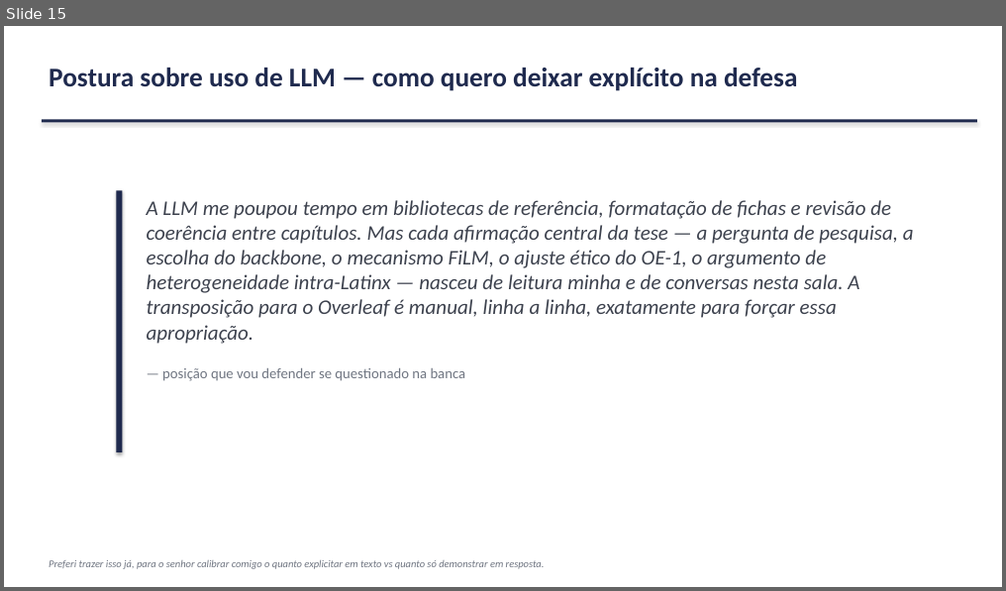
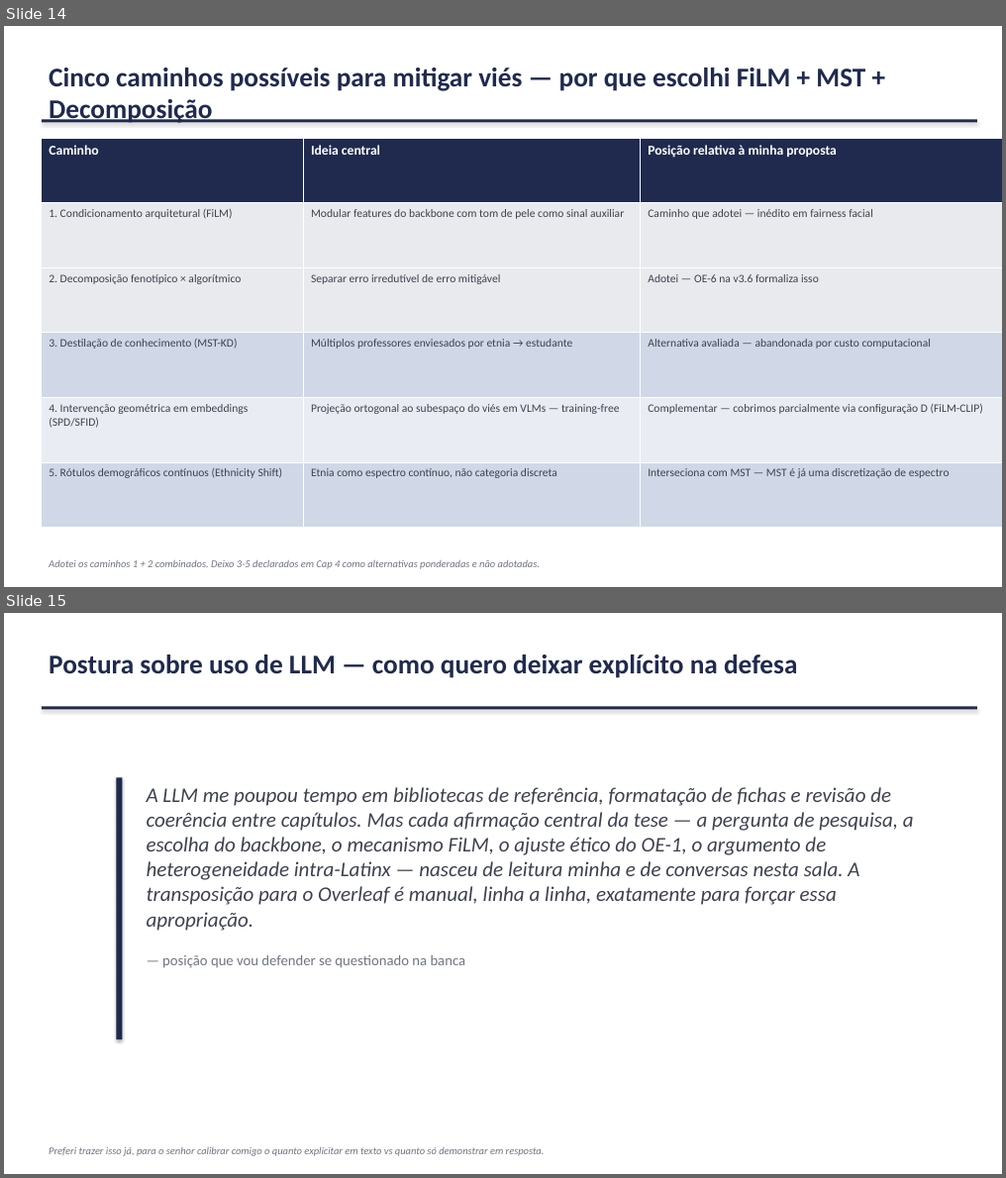
Before and after one commit to marcellozzetti/Facial-Recognition-Models-Mitigating-Bias, a slide deck: docs/ativo/material_reuniao_orientador_2026-07-08.pptx. Shown one above the other, each under a label of ours: slide 15 before the commit, slides 14 and 15 after it. The pictures are 1006x591 and 1006x1178 pixels, drawn with LibreOffice and Linux fonts; fonts in the diff are those of the drawing. Boxes give left, top, right and bottom in pixels: in the first picture for what was removed or moved away, otherwise in the second. Text is boxed around its words. In the diff, an @@ line names an element or a change of style, - is before the commit and + after.

```diff
--- a/docs/ativo/material_reuniao_orientador_2026-07-08.pptx
+++ b/docs/ativo/material_reuniao_orientador_2026-07-08.pptx
@@ slide 14 added at (4, 26, 1002, 587), background #FFFFFF @@
@@ text added at (49, 68, 865, 123), 26 pt, text #1F2A4E, bold @@
+Cinco caminhos possíveis para mitigar viés — por que escolhi FiLM + MST + Decomposição
@@ rectangle added at (42, 120, 977, 123), fill #1F2A4E @@
@@ table added at (42, 138, 1002, 528), 6 rows, 3 columns @@
+Caminho | Ideia central | Posição relativa à minha proposta
+1. Condicionamento arquitetural (FiLM) | Modular features do backbone com tom de pele como sinal auxiliar | Caminho que adotei — inédito em fairness facial
+2. Decomposição fenotípico × algorítmico | Separar erro irredutível de erro mitigável | Adotei — OE-6 na v3.6 formaliza isso
+3. Destilação de conhecimento (MST-KD) | Múltiplos professores enviesados por etnia → estudante | Alternativa avaliada — abandonada por custo computacional
+4. Intervenção geométrica em embeddings (SPD/SFID) | Projeção ortogonal ao subespaço do viés em VLMs — training-free | Complementar — cobrimos parcialmente via configuração D (FiLM-CLIP)
+5. Rótulos demográficos contínuos (Ethnicity Shift) | Etnia como espectro contínuo, não categoria discreta | Interseciona com MST — MST é já uma discretização de espectro
@@ text added at (49, 561, 540, 570), 10 pt, text #707682, italic @@
+Adotei os caminhos 1 + 2 combinados. Deixo 3-5 declarados em Cap 4 como alternativas ponderadas e não adotadas.
```
Also in this commit, not shown: 6 slides changed, 1 other slide added, 7 slides removed, 1 other file.
